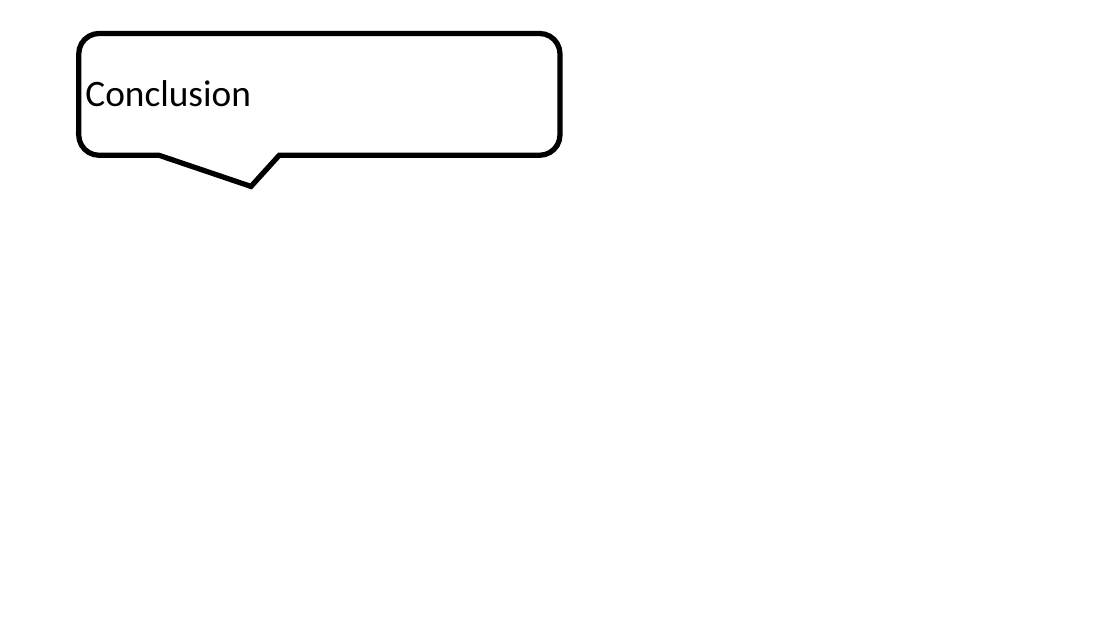
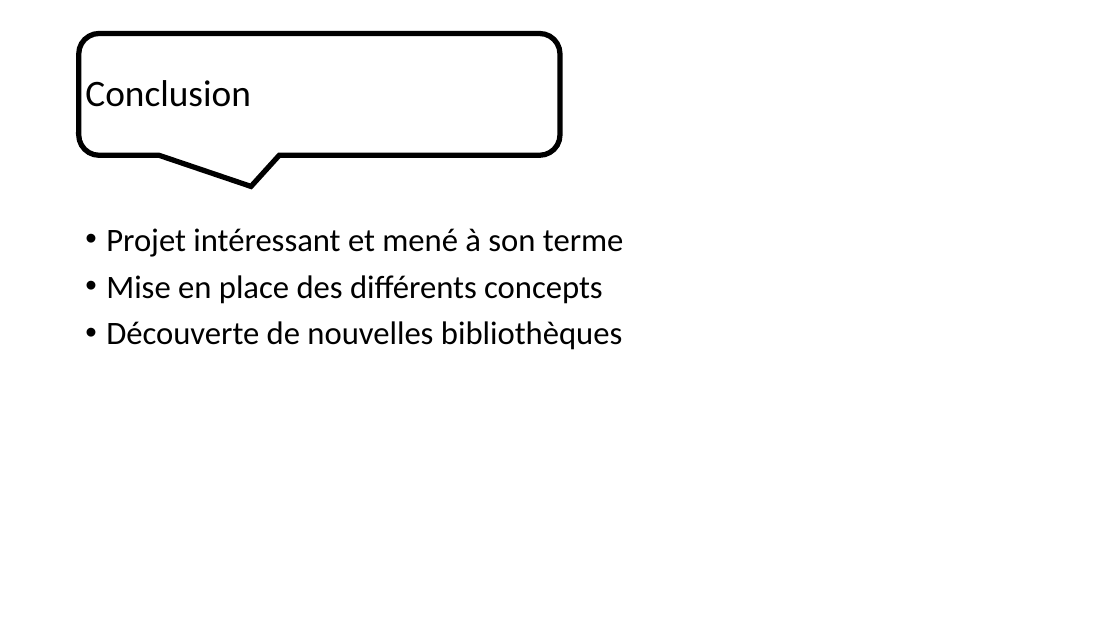
Before and after one commit to JonathanGuerne/MiniGames, a slide deck: slide 11 of Documentation/Présentation/Présentation.pptx. Drawn at 1120x630 pixels with LibreOffice and Linux fonts; fonts in the diff are those of the drawing; background and template pictures are left out. Boxes give left, top, right and bottom in pixels: in the first picture for what was removed or moved away, otherwise in the second. Text is boxed around its words. In the diff, an @@ line names an element or a change of style, - is before the commit and + after.

```diff
--- a/Documentation/Présentation/Présentation.pptx
+++ b/Documentation/Présentation/Présentation.pptx
@@ text added at [106, 228, 624, 350], 28 pt, text #000000 @@
+• Projet intéressant et mené à son terme
+• Mise en place des différents concepts
+• Découverte de nouvelles bibliothèques
```
Also in this commit, not shown: 2 other slides changed, 10 other files.
